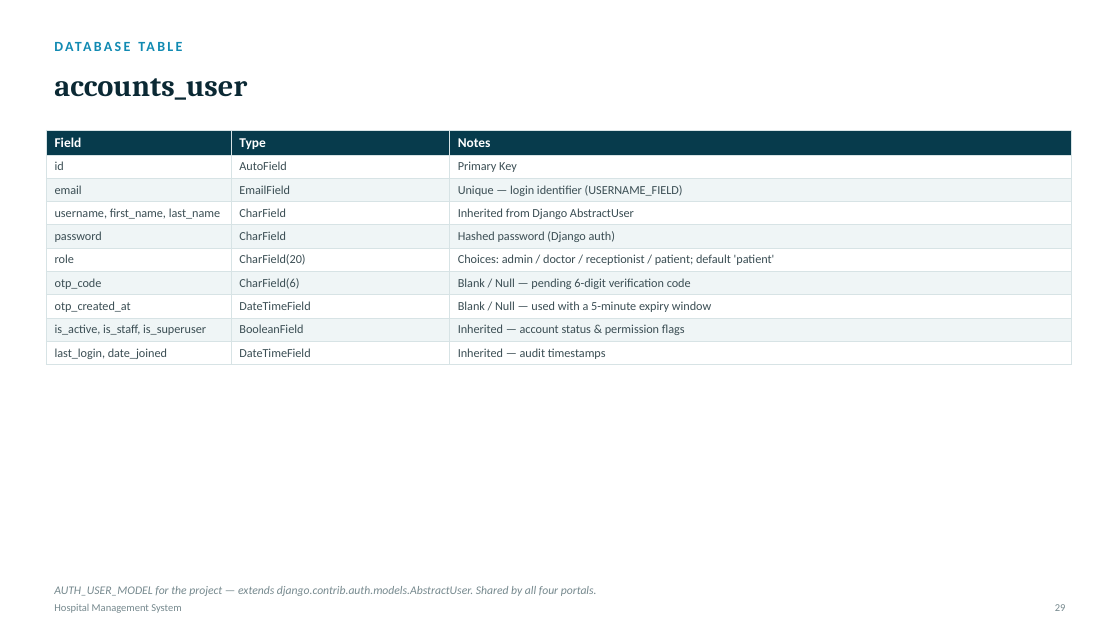
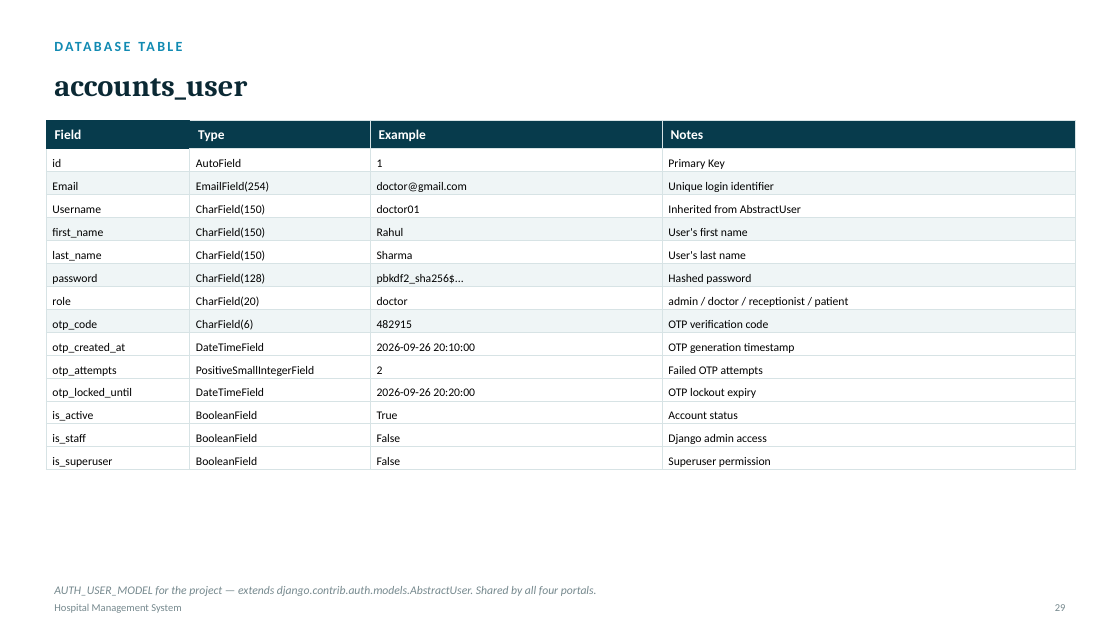
Before and after one commit to lakshitbuilds/Hospital-Management-System, a slide deck: slide 26 of HMS_Project_Presentation.pptx. Drawn at 1120x630 pixels with LibreOffice and Linux fonts; fonts in the diff are those of the drawing. Boxes give left, top, right and bottom in pixels: in the first picture for what was removed or moved away, otherwise in the second. Text is boxed around its words. In the diff, an @@ line names an element or a change of style, - is before the commit and + after.

```diff
--- a/HMS_Project_Presentation.pptx
+++ b/HMS_Project_Presentation.pptx
@@ table at (x1=46, y1=120, x2=1076, y2=471) @@
-Field | Type | Notes
-id | AutoField | Primary Key
-email | EmailField | Unique — login identifier (USERNAME_FIELD)
-username, first_name, last_name | CharField | Inherited from Django AbstractUser
-password | CharField | Hashed password (Django auth)
-role | CharField(20) | Choices: admin / doctor / receptionist / patient; default 'patient'
-otp_code | CharField(6) | Blank / Null — pending 6-digit verification code
-otp_created_at | DateTimeField | Blank / Null — used with a 5-minute expiry window
-is_active, is_staff, is_superuser | BooleanField | Inherited — account status & permission flags
-last_login, date_joined | DateTimeField | Inherited — audit timestamps
+Field | Type | Example | Notes
+id | AutoField | 1 | Primary Key
+Email | EmailField(254) | doctor@gmail.com | Unique login identifier
+Username | CharField(150) | doctor01 | Inherited from AbstractUser
+first_name | CharField(150) | Rahul | User's first name
+last_name | CharField(150) | Sharma | User's last name
+password | CharField(128) | pbkdf2_sha256$... | Hashed password
+role | CharField(20) | doctor | admin / doctor / receptionist / patient
+otp_code | CharField(6) | 482915 | OTP verification code
+otp_created_at | DateTimeField | 2026-09-26 20:10:00 | OTP generation timestamp
+otp_attempts | PositiveSmallIntegerField | 2 | Failed OTP attempts
+otp_locked_until | DateTimeField | 2026-09-26 20:20:00 | OTP lockout expiry
+is_active | BooleanField | True | Account status
+is_staff | BooleanField | False | Django admin access
+is_superuser | BooleanField | False | Superuser permission
@@ table resized from (x1=46, y1=130, x2=1071, y2=363) to (x1=46, y1=120, x2=1076, y2=471) @@
```
Also in this commit, not shown: 9 other slides changed, 4 slides added, 2 slides removed, 8 other files.
